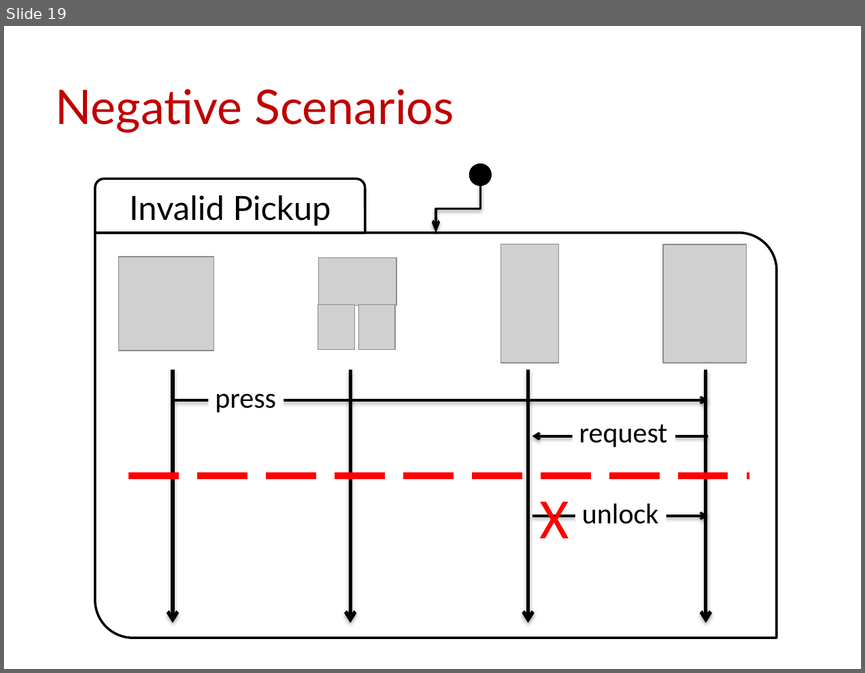
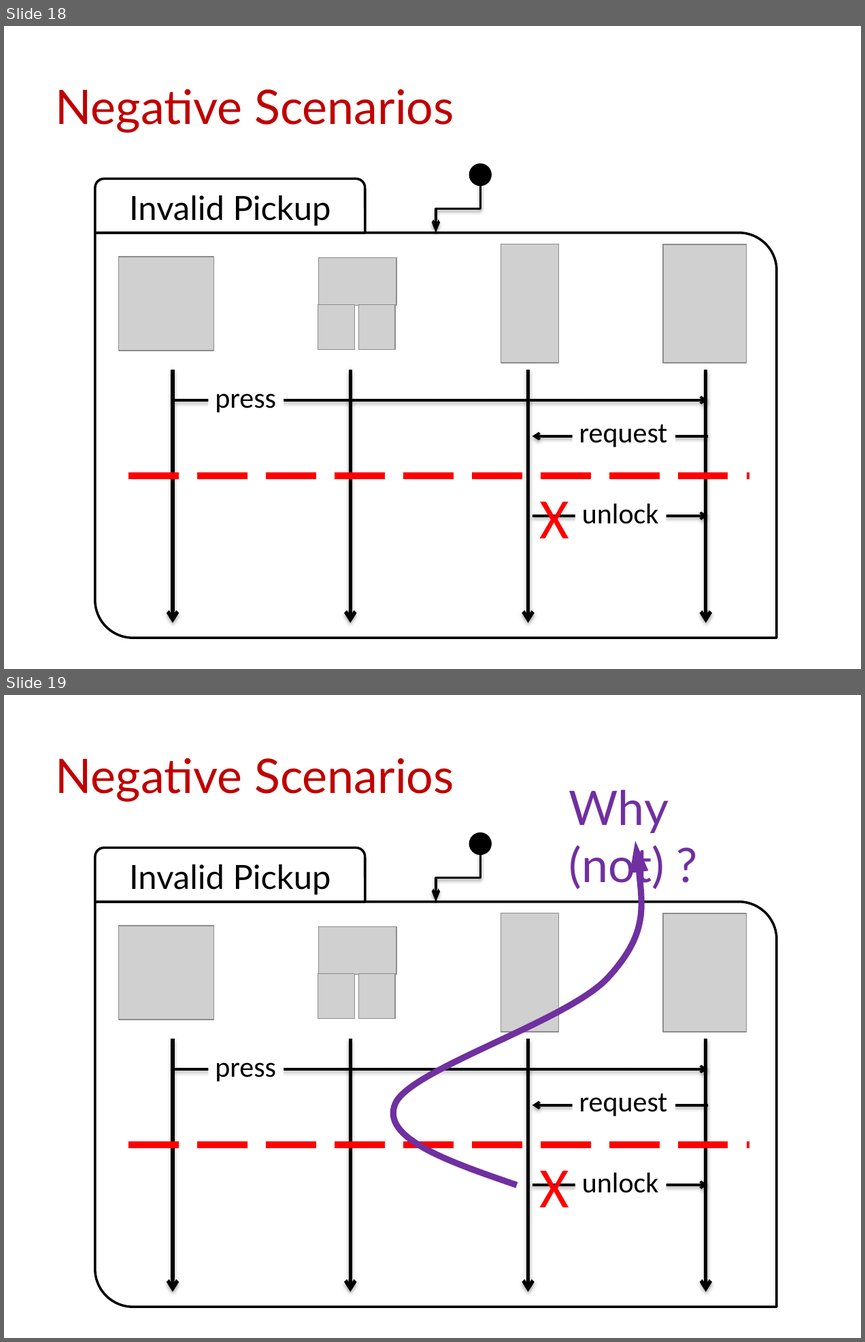
Before and after one commit to blambeau/phd, a slide deck: public-defense/slides.pptx. Shown one above the other, each under a label of ours: slide 19 before the commit, slides 18 and 19 after it. The pictures are 865x673 and 865x1342 pixels, drawn with LibreOffice and Linux fonts; fonts in the diff are those of the drawing; grey boxes stand for pictures. Boxes give left, top, right and bottom in pixels: in the first picture for what was removed or moved away, otherwise in the second. Text is boxed around its words. In the diff, an @@ line names an element or a change of style, - is before the commit and + after.

```diff
--- a/public-defense/slides.pptx
+++ b/public-defense/slides.pptx
@@ slide 19 added at (4,695,861,1338), background #FFFFFF @@
@@ title added at (56,758,453,802), 40 pt, text #C00000 @@
+Negative Scenarios
@@ text added at (569,790,668,891), 40 pt, text #7030A0 @@
+Why (not) ?
@@ ellipse added at (470,834,491,854), fill #000000, outline #000000 2 pt @@
@@ round same rect added at (95,847,364,902), fill #FFFFFF, outline #000000 2 pt, 28 pt, text #000000 @@
+Invalid Pickup
@@ freeform shape added at (380,841,649,1184), outline #7030A0 5.25 pt @@
@@ elbow arrow added from (481, 853) to (436, 902), #000000 2 pt @@
@@ round diag rect added at (95,902,776,1306), fill #FFFFFF, outline #000000 2 pt @@
@@ group added at (119,913,746,1032): 6 pictures @@
@@ arrow added from (173, 1038) to (173, 1291), #000000 3 pt @@
@@ arrow added from (350, 1038) to (350, 1291), #000000 3 pt @@
@@ arrow added from (528, 1038) to (528, 1291), #000000 3 pt @@
@@ arrow added from (706, 1038) to (706, 1291), #000000 3 pt @@
@@ arrow added from (175, 1068) to (707, 1068), #000000 2 pt @@
@@ text added at (215,1062,276,1081), 24 pt, text #000000 @@
+press
@@ text added at (579,1093,668,1116), 24 pt, text #000000 @@
+request
@@ arrow added from (707, 1104) to (532, 1104), #000000 2 pt @@
@@ line added from (129, 1145) to (749, 1145), #FF0000 5.25 pt dashed @@
@@ arrow added from (532, 1184) to (707, 1184), #000000 2 pt @@
@@ text added at (539,1170,569,1207), 48 pt, text #FF0000 @@
+X
@@ text added at (582,1172,659,1193), 24 pt, text #000000 @@
+unlock
@@ what was slide 19 is now slide 18 @@
```
Also in this commit, not shown: 6 slides changed, 7 other slides added, 2 other files.
